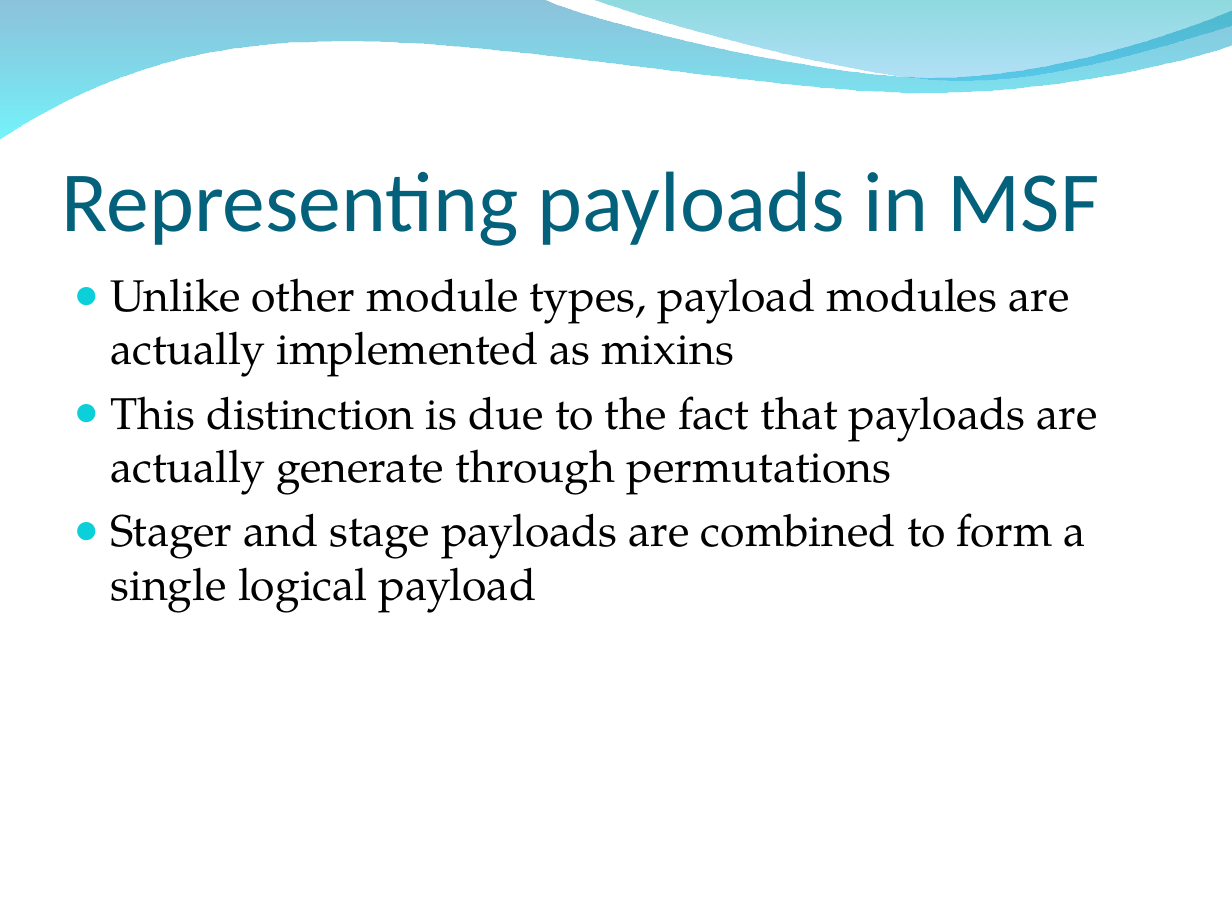
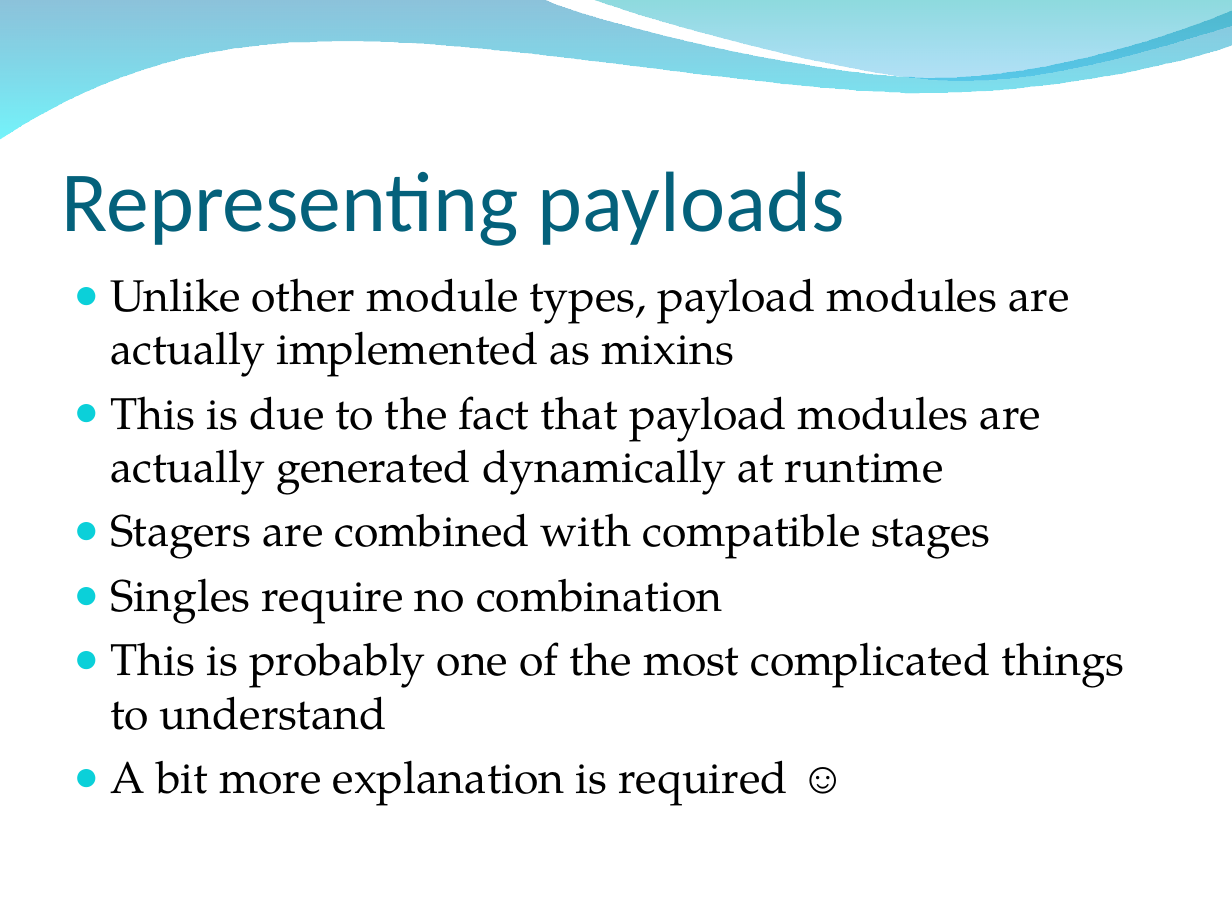
Before and after one commit to bedestall5/metasploit-framework, a slide deck: slide 199 of dev/materials/msf3_internals_training/slides/bh_training_deck.ppt. Drawn at 1232x924 pixels with LibreOffice and Linux fonts; fonts in the diff are those of the drawing; background and template pictures are left out. Boxes give left, top, right and bottom in pixels: in the first picture for what was removed or moved away, otherwise in the second. Text is boxed around its words. In the diff, an @@ line names an element or a change of style, - is before the commit and + after.

```diff
--- a/dev/materials/msf3_internals_training/slides/bh_training_deck.ppt
+++ b/dev/materials/msf3_internals_training/slides/bh_training_deck.ppt
@@ title at <box>62,171,845,246</box>: text changed @@
-Representing payloads in MSF
+Representing payloads
@@ text at <box>110,396,1125,806</box>: text changed @@
-● This distinction is due to the fact that payloads are actually generate through permutations
-● Stager and stage payloads are combined to form a single logical payload
+● This is due to the fact that payload modules are actually generated dynamically at runtime
+● Stagers are combined with compatible stages
+● Singles require no combination
+● This is probably one of the most complicated things to understand
+● A bit more explanation is required ☺
```
Also in this commit, not shown: 5 other slides changed, 22 slides added, 4 slides removed.
